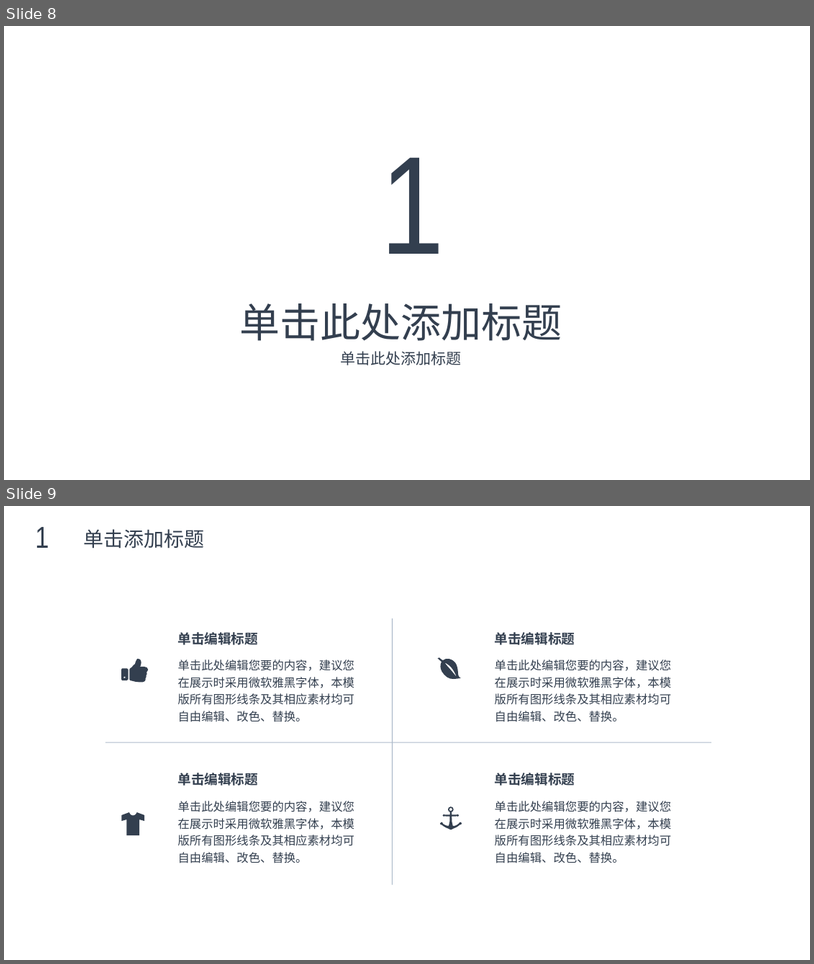
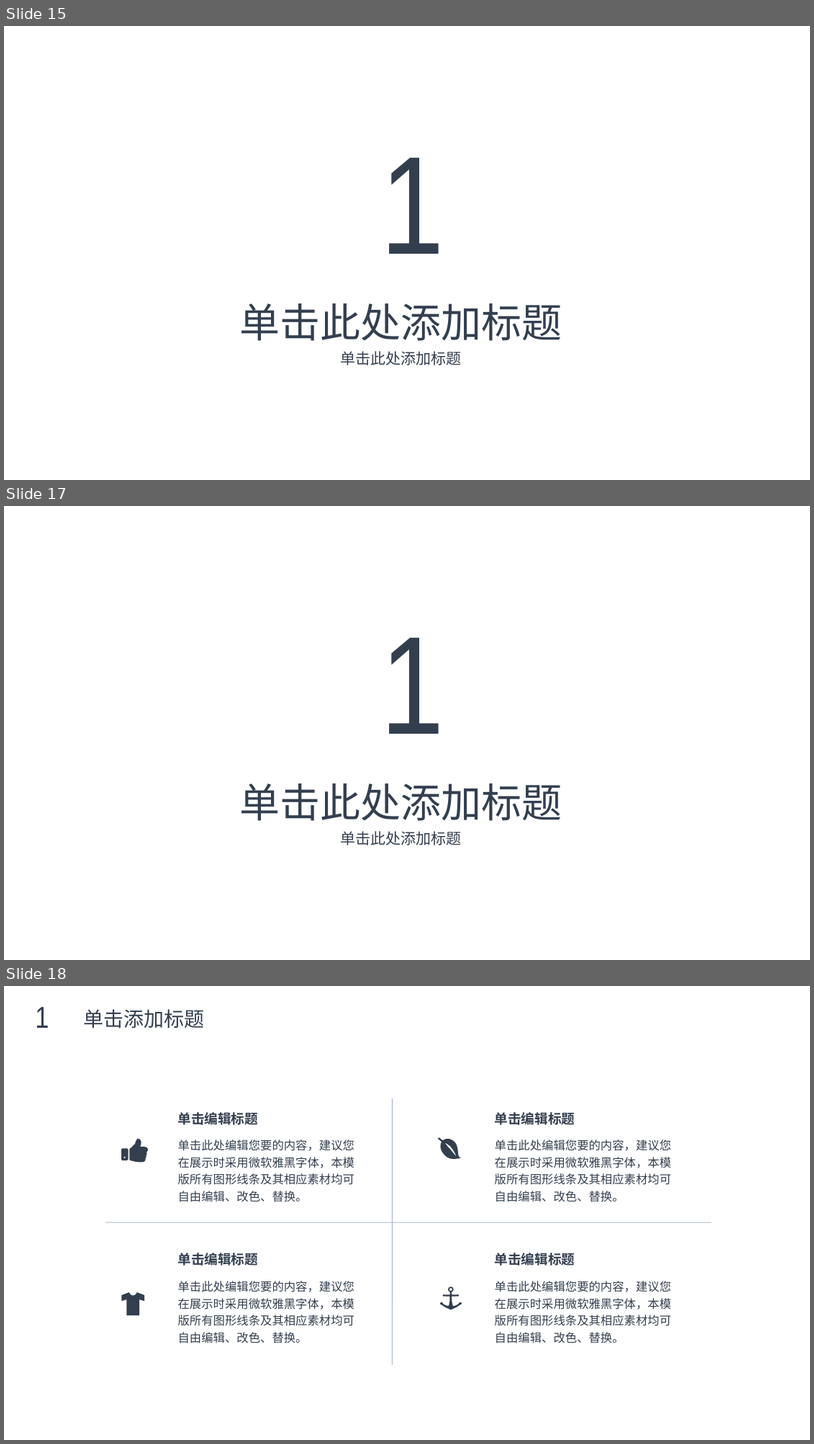
Before and after one commit to max4sharing/modern_cpp, a slide deck: C++11.pptx. Shown one above the other, each under a label of ours: slides 8 and 9 before the commit, slides 15, 17 and 18 after it; the slides between them are not shown. The pictures are 814x964 and 814x1444 pixels, drawn with LibreOffice and Linux fonts; fonts in the diff are those of the drawing; background and template pictures are left out. Boxes give left, top, right and bottom in pixels: in the first picture for what was removed or moved away, otherwise in the second. Text is boxed around its words. In the diff, an @@ line names an element or a change of style, - is before the commit and + after.

```diff
--- a/C++11.pptx
+++ b/C++11.pptx
@@ slide 17 added at (4,506,810,960), background picture (left out) @@
@@ text added at (381,637,444,734), 166 pt, text #333F4F @@
+1
@@ text added at (239,783,562,821), 48 pt, text #333F4F @@
+单击此处添加标题
@@ text added at (340,831,461,845), 18 pt, text #333F4F @@
+单击此处添加标题
@@ what was slide 8 is now slide 15 @@
@@ what was slide 9 is now slide 18 @@
```
Also in this commit, not shown: 3 slides changed, 11 other slides added, 1 slide removed, 1 other file.
